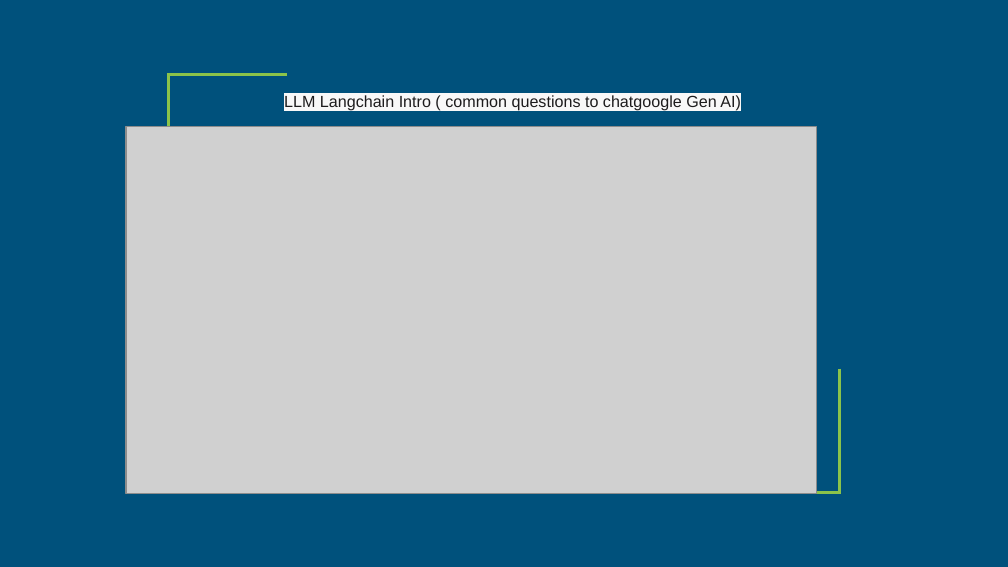
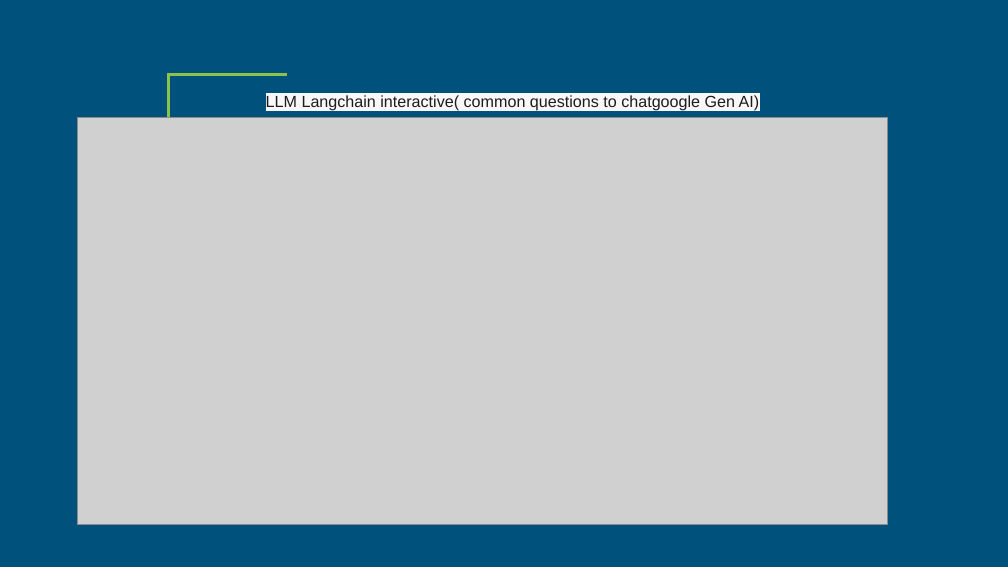
Before and after one commit to chinnamanaidu/langchain_llm_finalproject, a slide deck: slide 5 of LLM_Dashboard.pptx. Drawn at 1008x567 pixels with LibreOffice and Linux fonts; fonts in the diff are those of the drawing; grey boxes stand for pictures. Boxes give left, top, right and bottom in pixels: in the first picture for what was removed or moved away, otherwise in the second. Text is boxed around its words. In the diff, an @@ line names an element or a change of style, - is before the commit and + after.

```diff
--- a/LLM_Dashboard.pptx
+++ b/LLM_Dashboard.pptx
@@ picture: place and size @@
-picture at (126, 127, 816, 494)
+picture at (77, 118, 887, 525)
@@ subtitle at (266, 95, 760, 111): text changed @@
-LLM Langchain Intro ( common questions to chatgoogle Gen AI)
+LLM Langchain interactive( common questions to chatgoogle Gen AI)
@@ freeform shape removed at (721, 369, 840, 493) @@
```
Also in this commit, not shown: 2 other files.
